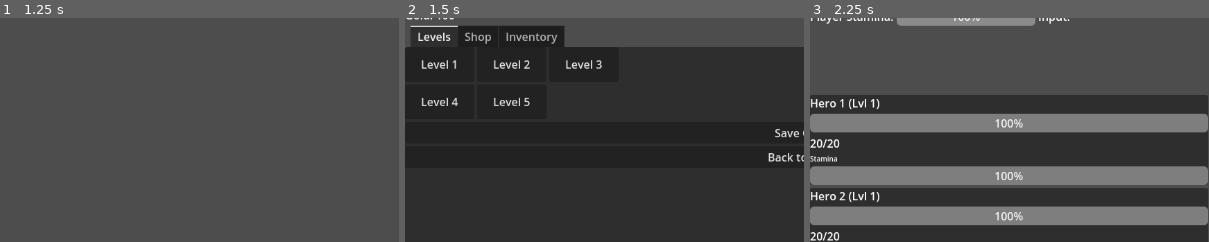
Above: before the commit, frames 1-3 (left to right).
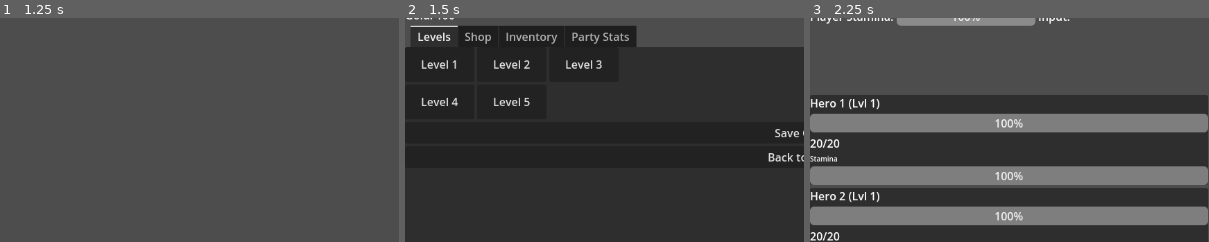
Above: after the commit, the same moments.

Repository: BautistaBravo/ReinosLowScope
Game: Godot game, scene res://scenes/MainMenu.tscn
Two runs of this game, one before a commit and one after it. Both use one fixed random seed, a clock stepped at 60 frames per second and the inputs below.
Inputs:
- Up to frame 1 (1.25 s): click "Load Game" at 0.5 s
- Up to frame 2 (1.5 s): click "New Game" at 1.25 s
- Up to frame 3 (2.25 s): click "Level 1" at 2 s
The pictures show only the part of the screen within x 0-50%, y 2-52%; the shares and areas given below are measured in that part.

Frame 1 is identical in both runs. In frame 2, 1.6% of the frame differs, in the area x 40-58%, y 3-13%; in frame 3, nothing differs.

Commit message:
Add Party Stats tab to Level Selector
- Updated `GameManager` to expose `get_stats_for_level` publicly.
- Updated `LevelSelector.gd` to include a "Party Stats" tab displaying detailed stats (HP, Damage, XP) for each party member.
- Updated `DOCUMENTATION.md` to reflect the new UI feature.

Diff:
--- a/scripts/globals/GameManager.gd
+++ b/scripts/globals/GameManager.gd
@@ -55,7 +55,7 @@
 	gold = 100
 	completed_levels = []
 
-	var base_stats = _get_stats_for_level(1)
+	var base_stats = get_stats_for_level(1)
 
 	for i in range(3):
 		party.append({
@@ -76,7 +76,7 @@
 			}
 		})
 
-func _get_stats_for_level(lvl):
+func get_stats_for_level(lvl):
 	var s_lvl = str(lvl)
 	if growth_database.has(s_lvl):
 		return growth_database[s_lvl]
@@ -154,7 +154,7 @@
 
 func _check_level_up(member):
 	var current_lvl = member["level"]
-	var stats = _get_stats_for_level(current_lvl)
+	var stats = get_stats_for_level(current_lvl)
 	var required = stats.get("exp_required", 100)
 
 	if member["xp"] >= required:
@@ -162,7 +162,7 @@
 		member["level"] += 1
 
 		# Update base stats based on NEW level
-		var new_stats = _get_stats_for_level(member["level"])
+		var new_stats = get_stats_for_level(member["level"])
 		member["max_hp"] = new_stats["hp"]
 		member["base_damage"] = new_stats["damage"]
 		member["base_stamina"] = new_stats["stamina"]
--- a/scripts/scenes/LevelSelector.gd
+++ b/scripts/scenes/LevelSelector.gd
@@ -7,6 +7,7 @@
 var equipment_grid: GridContainer
 var shop_list_container: VBoxContainer
 var level_buttons = []
+var stats_container: VBoxContainer
 
 func _ready():
 	var root = VBoxContainer.new()
@@ -110,6 +111,17 @@
 
 	_refresh_inventory_tab()
 
+	# --- TAB 4: PARTY STATS ---
+	var stats_tab = ScrollContainer.new()
+	stats_tab.name = "Party Stats"
+	tab_container.add_child(stats_tab)
+
+	stats_container = VBoxContainer.new()
+	stats_container.size_flags_horizontal = Control.SIZE_EXPAND_FILL
+	stats_tab.add_child(stats_container)
+
+	_refresh_stats_tab()
+
 func _check_all_levels_completed(parent_node):
 	var all_done = true
 	for i in range(1, 6):
@@ -167,6 +179,7 @@
 	if GameManager.buy_item(item_id):
 		_update_gold_label()
 		_refresh_inventory_tab()
+		_refresh_stats_tab()
 	else:
 		print("Not enough gold!")
 
@@ -210,7 +223,57 @@
 func _on_unequip_pressed(slot):
 	GameManager.unequip_item(selected_hero_idx, slot)
 	_refresh_inventory_tab()
+	_refresh_stats_tab()
 
 func _on_inventory_item_pressed(item_id):
 	GameManager.equip_item(selected_hero_idx, item_id)
 	_refresh_inventory_tab()
+	_refresh_stats_tab()
+
+# --- STATS LOGIC ---
+func _refresh_stats_tab():
+	if not stats_container: return
+	for c in stats_container.get_children():
+		c.queue_free()
+
+	for i in range(GameManager.party.size()):
+		var member = GameManager.party[i]
+		var panel = PanelContainer.new()
+		stats_container.add_child(panel)
+
+		var vbox = VBoxContainer.new()
+		panel.add_child(vbox)
+
+		# Name and Level
+		var name_lbl = Label.new()
+		name_lbl.text = member["name"] + " - Lvl " + str(member["level"])
+		name_lbl.add_theme_font_size_override("font_size", 18)
+		vbox.add_child(name_lbl)
+
+		# Calculate breakdown
+		var base_max_hp = member["max_hp"] # This is base from growth/init
+		var hp_bonus = GameManager.get_member_effective_stat(i, "hp", 0)
+		var total_max_hp = base_max_hp + hp_bonus
+
+		var base_dmg = member.get("base_damage", 0)
+		var dmg_bonus = GameManager.get_member_effective_stat(i, "damage", 0)
+		var total_dmg = base_dmg + dmg_bonus
+
+		# XP
+		var current_xp = member["xp"]
+		var next_lvl_stats = GameManager.get_stats_for_level(member["level"])
+		var required_xp = next_lvl_stats.get("exp_required", 99999)
+		var missing_xp = max(0, required_xp - current_xp)
+
+		# Text Output
+		var stats_text = ""
+		stats_text += "HP: " + str(member["hp"]) + " / " + str(total_max_hp) + "\n"
+		stats_text += "   (Base: " + str(base_max_hp) + " + Items: " + str(hp_bonus) + ")\n"
+		stats_text += "Damage: " + str(total_dmg) + "\n"
+		stats_text += "   (Base: " + str(base_dmg) + " + Items: " + str(dmg_bonus) + ")\n"
+		stats_text += "XP: " + str(current_xp) + " / " + str(required_xp) + "\n"
+		stats_text += "   (Next Level in: " + str(missing_xp) + " XP)"
+
+		var info_lbl = Label.new()
+		info_lbl.text = stats_text
+		vbox.add_child(info_lbl)
Not shown, changed: DOCUMENTATION.md
